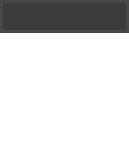
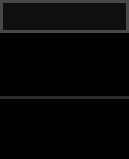
Layer changes from the first w=129, h=159 image to the second:
hid "Layer 2" over [3, 3, 126, 30]
showed "dialoge-selection-back" over [0, 3, 129, 159]
